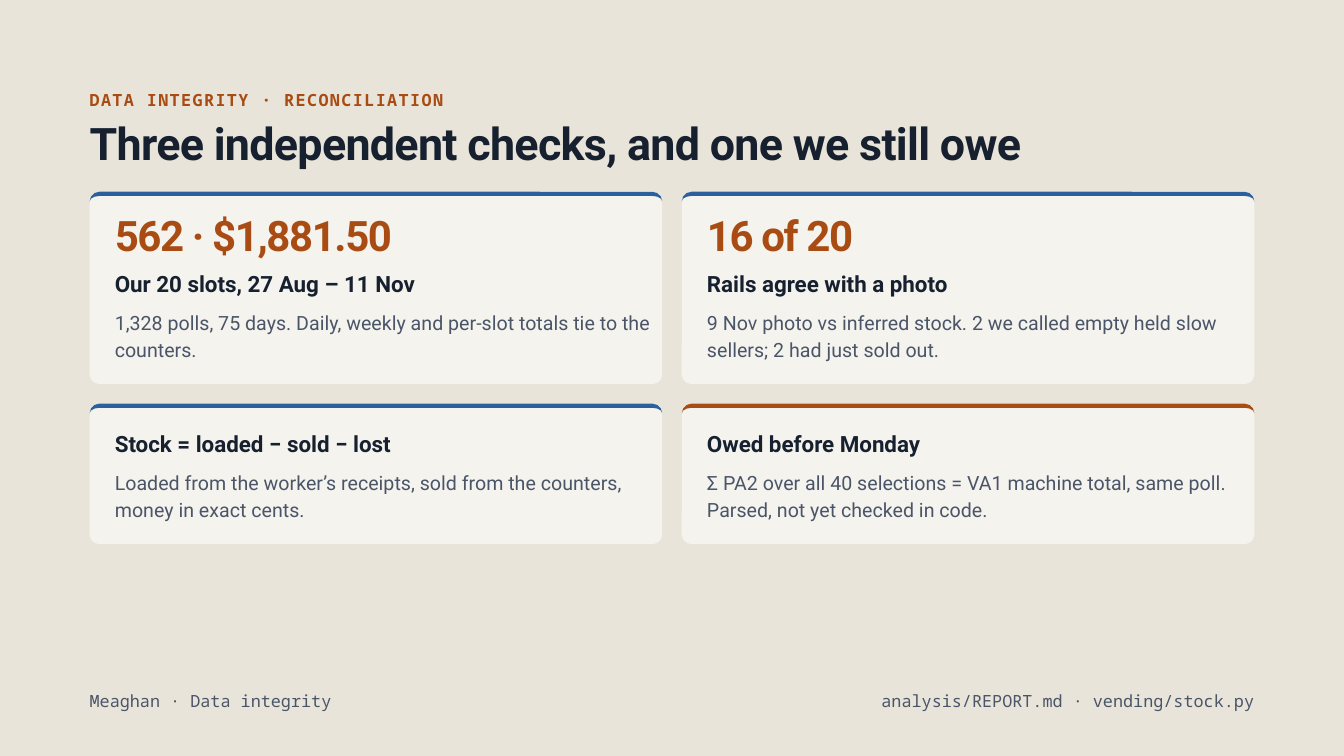
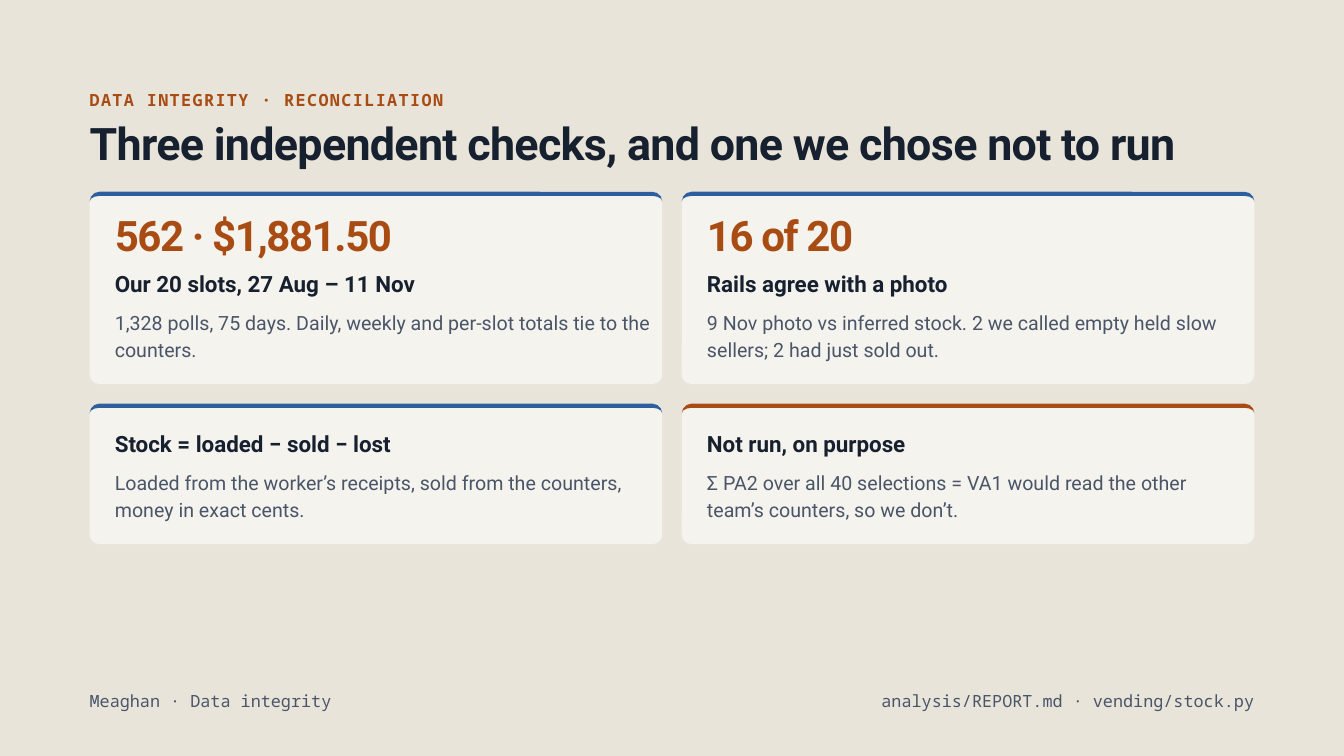
Before and after one commit to marshall-strong/agentic-vending, a slide deck: slide 9 of docs/presentation/group-b-final-presentation.pptx. Drawn at 1344x756 pixels with LibreOffice and Linux fonts; fonts in the diff are those of the drawing. Boxes give left, top, right and bottom in pixels: in the first picture for what was removed or moved away, otherwise in the second. Text is boxed around its words. In the diff, an @@ line names an element or a change of style, - is before the commit and + after.

```diff
--- a/docs/presentation/group-b-final-presentation.pptx
+++ b/docs/presentation/group-b-final-presentation.pptx
@@ title at (x1=90, y1=126, x2=1175, y2=169): text changed @@
-Three independent checks, and one we still owe
+Three independent checks, and one we chose not to run
@@ text at (x1=707, y1=436, x2=905, y2=457): text changed @@
-Owed before Monday
+Not run, on purpose
@@ text at (x1=707, y1=475, x2=1186, y2=520): text changed @@
-Σ PA2 over all 40 selections = VA1 machine total, same poll. Parsed, not yet checked in code.
+Σ PA2 over all 40 selections = VA1 would read the other team’s counters, so we don’t.
```
Also in this commit, not shown: 1 other slide changed.
